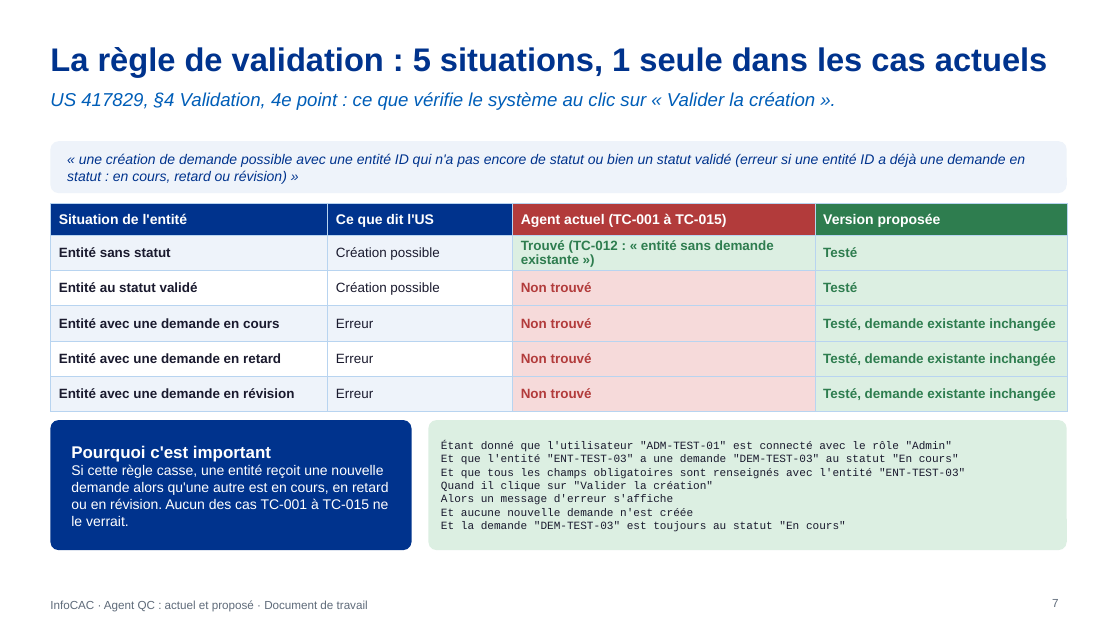
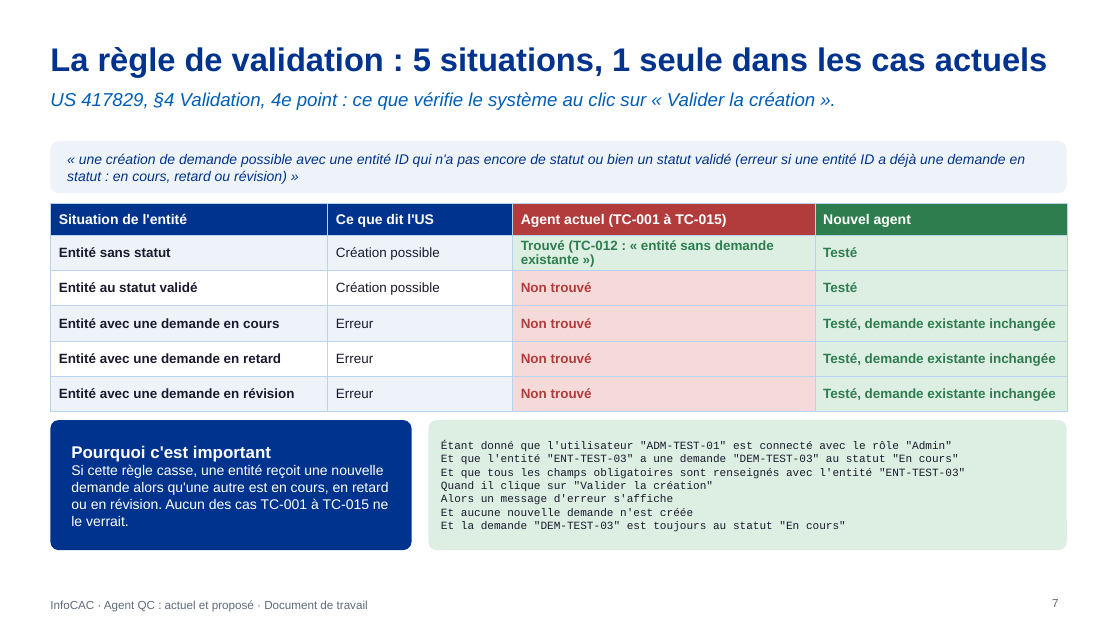
Before and after one commit to DauraRady/Travaux-QA, a slide deck: slide 7 of doc/Agent-QC-actuel-vs-propose.pptx. Drawn at 1120x630 pixels with LibreOffice and Linux fonts; fonts in the diff are those of the drawing. Boxes give left, top, right and bottom in pixels: in the first picture for what was removed or moved away, otherwise in the second. Text is boxed around its words. In the diff, an @@ line names an element or a change of style, - is before the commit and + after.

Commit message:
Résultat du nouvel agent sur l'US 417829, comparatif et skills mis à jour

```diff
--- a/doc/Agent-QC-actuel-vs-propose.pptx
+++ b/doc/Agent-QC-actuel-vs-propose.pptx
@@ table at <box>50,203,1067,405</box> @@
-row 1, column 4: Version proposée
+row 1, column 4: Nouvel agent
```
Also in this commit, not shown: 1 other slide changed, 11 other files.
